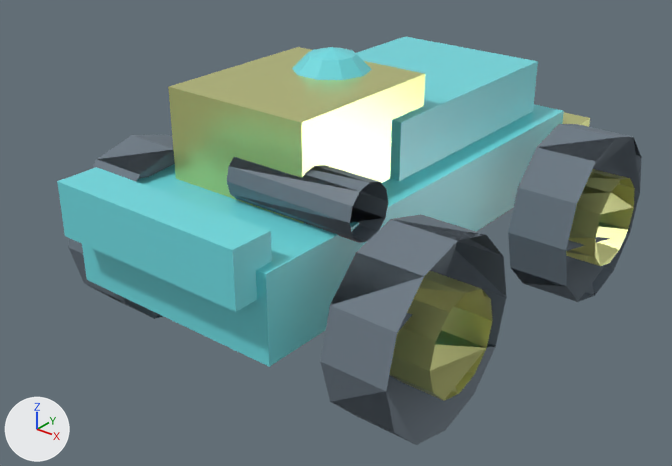
What one commit did to the glTF model assets/characters/kip.glb.
Both versions are drawn from a camera (50 mm lens) standing at (1.041, -1.339, 0.941) and looking at (0.037, -0.084, 0.163). Lighting does not change. The marker at lower left points along +X, +Y and +Z. The picture after the commit comes second. Vertices at exactly the same position are counted once.

The older version as bpy lines, for what is in view:
```python
me_kip_mesh = bpy.data.meshes.new('Kip_mesh')
me_kip_mesh.from_pydata(...)  # 313 vertices, 565 faces; spans x -0.3..0.44, y -0.52..0.55, z 0.0..0.51
# faces by material slot: [146, 175, 200, 44]
me_kip_mesh.materials.append(mat_kip_paint)  # cyan #6fdee5
me_kip_mesh.materials.append(mat_kip_wheel)  # greyish blue #6c7984
me_kip_mesh.materials.append(mat_kip_chrome)  # beige #e1e595
me_kip_mesh.materials.append(mat_kip_dark)  # greyish blue #6c7984
ob_kip_mesh = bpy.data.objects.new('Kip_mesh', me_kip_mesh)
ob_kip_mesh.location = (0.0, 0.0, 0.0)
```
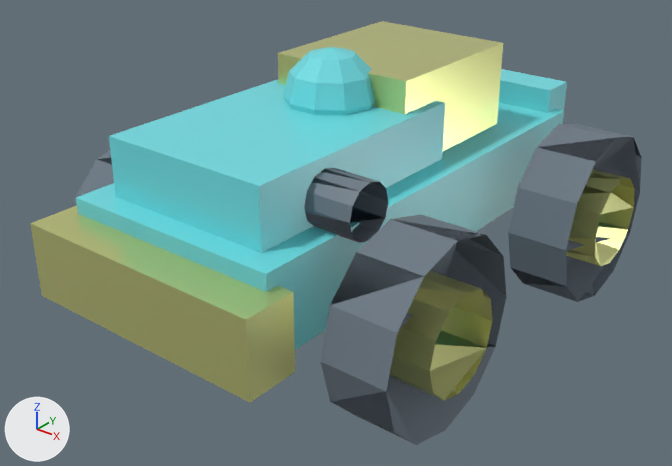
Boxes [x1, y1, x2, y2] around the edits, measured in the pictures (672 x 466 px; the box of a moved part takes in the faces that stretch with it):
```json
{"object": "Kip_mesh", "change": "reshaped", "before": [57, 37, 642, 445], "after": [30, 21, 642, 445]}
{"part": 1, "of": "me_kip_mesh", "change": "moved or reshaped", "before": [356, 37, 538, 181], "after": [109, 79, 445, 253]}
{"part": 2, "of": "me_kip_mesh", "change": "moved or reshaped", "before": [57, 167, 272, 312], "after": [499, 69, 567, 124]}
{"part": 3, "of": "me_kip_mesh", "change": "moved or reshaped", "before": [168, 47, 425, 223], "after": [278, 21, 503, 151]}
{"part": 4, "of": "me_kip_mesh", "change": "moved or reshaped", "before": [562, 112, 590, 127], "after": [30, 205, 295, 402]}
```

The change, as JSON lines over the scene's bpy script:
```json
{"block": "me_kip_mesh", "where": "# used by ob_kip_mesh; location = (0.0, 0.0, 0.0)"}
{"op": "remove", "block": "me_kip_mesh", "code": "me_kip_mesh.from_pydata(...)  # 313 vertices, 565 faces; spans x -0.3..0.44, y -0.52..0.55, z 0.0..0.51"}
{"op": "add", "block": "me_kip_mesh", "code": "me_kip_mesh.from_pydata(...)  # 313 vertices, 565 faces; spans x -0.3..0.44, y -0.55..0.52, z 0.0..0.51"}
{"block": "me_kip_mesh", "change": "me_kip_mesh part 1: the loose piece of 8 vertices spanning x -0.17..0.17, y -0.07..0.43, z 0.27..0.41 is moved by (0.0, -0.36, 0.0)"}
{"block": "me_kip_mesh", "change": "me_kip_mesh part 2: the loose piece of 8 vertices spanning x -0.2..0.2, y -0.52..-0.44, z 0.25..0.35 is moved by (0.0, 0.96, 0.0)"}
{"block": "me_kip_mesh", "change": "me_kip_mesh part 3: the loose piece of 8 vertices spanning x -0.15..0.15, y -0.31..0.03, z 0.27..0.47 is moved by (0.0, 0.28, 0.0)"}
{"block": "me_kip_mesh", "change": "me_kip_mesh part 4: the loose piece of 8 vertices spanning x -0.25..0.25, y 0.45..0.55, z 0.13..0.27 is moved by (0.0, -1.0, 0.0)"}
```
